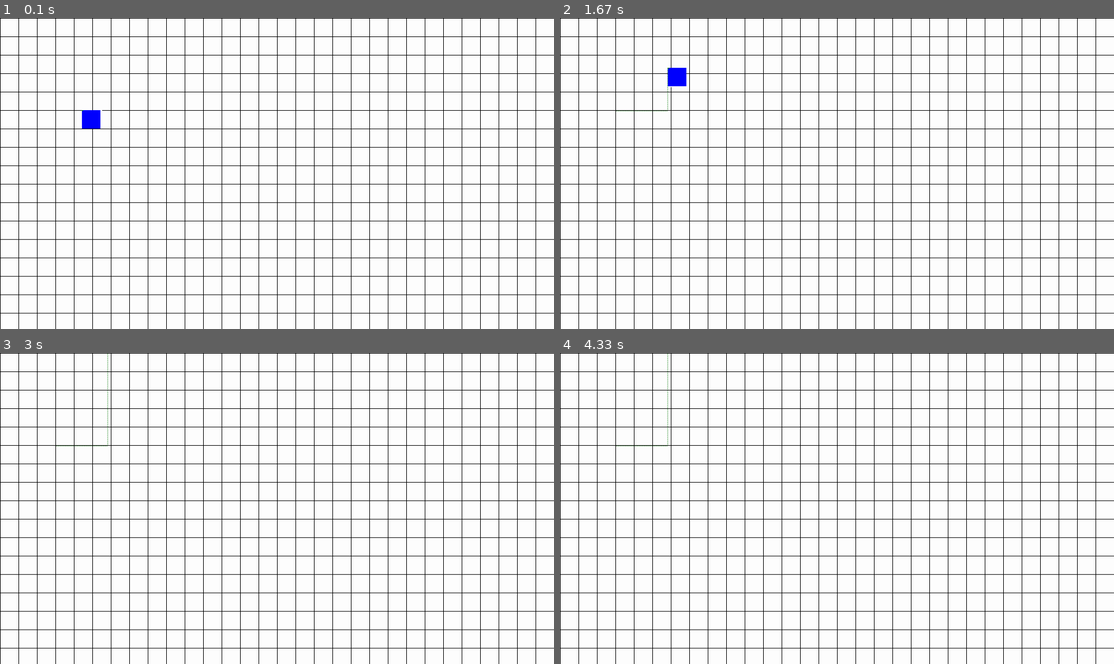
Above: before the commit, frames 1-4 (two rows, left to right).
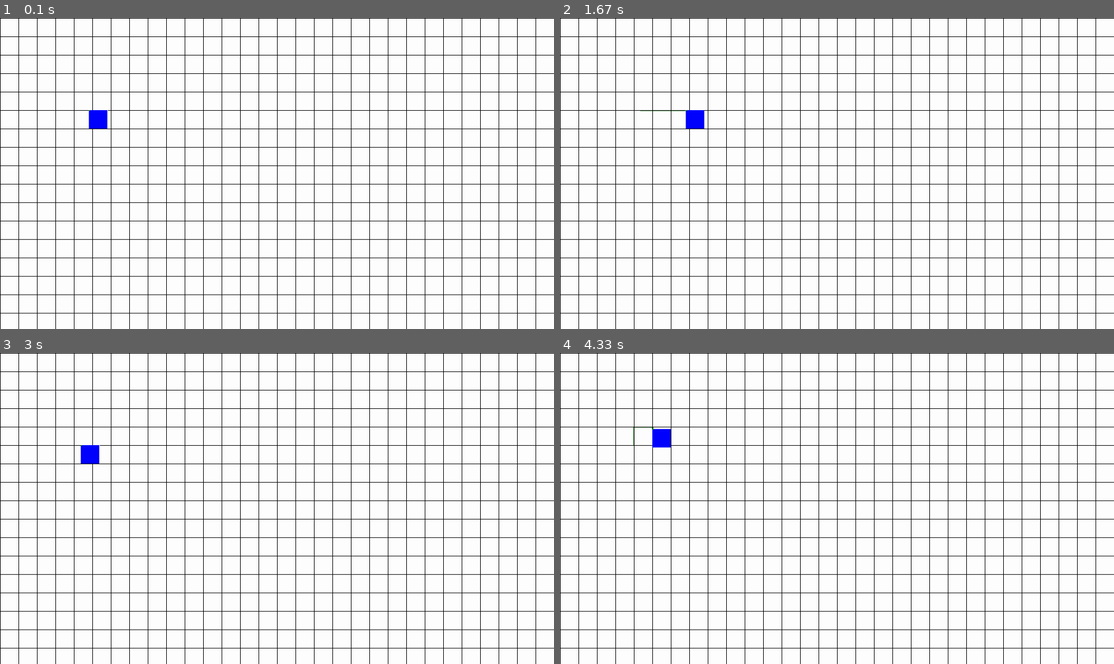
Above: after the commit, the same moments.

Repository: jjlenox/go-Mr-Wabu
Game: pygame game, started from Mr.WamuGame.py
Same seed, same stepped clock (60 frames per second), same inputs: the game is played once before the commit and once after it.
Inputs:
- Up to frame 1 (0.1 s): no input
- Up to frame 2 (1.67 s): hold D 0.33-0.8 s; hold W 0.83-1.13 s; hold D 1.17-1.63 s
- Up to frame 3 (3 s): hold A 1.67-2.2 s; hold S 2.23-2.53 s; hold A 2.57-2.97 s
- Up to frame 4 (4.33 s): hold W 3-3.37 s; hold D 3.4-4.03 s; hold S from 4.07 s (still down)

The runs differ from the first frame. In frame 1, 0.2% of the frame differs, in the area x 14-20%, y 29-36%; in frame 2, 0.5%, in the area x 10-27%, y 16-36%; in frame 3, 0.3%; in frame 4, 0.3%.

Commit message:
the head now moves correctly

Diff:
--- a/Particle.py
+++ b/Particle.py
@@ -21,10 +21,12 @@
         self.y = y
         self.size = size
         self.color = (0, 0, 255)
-        self.speed = 3
+        self.speed = 2
         self.angle = LEFT
+        self.NoDoubleClick = LEFT
         self.previous_angle = UP
         self.completed_path = False
+
 
     def display(self):
         rect = pygame.Rect(self.x, self.y, self.size, self.size)
@@ -32,8 +34,17 @@
         pygame.draw.line(screen, (0,120,0), (self.x, self.y), (self.x+2, self.y+2), 5)
 
     def change_direction(self, string):
+
+        if string == 'up':
+            NoDoubleClick = UP
+        elif string == 'down':
+            NoDoubleClick = DOWN
+        elif string == 'left':
+            NoDoubleClick = LEFT
+        elif string == 'right':
+            NoDoubleClick = RIGHT
         if self.completed_path == True:
-            if self.previous_angle != self.angle:
+            if self.previous_angle != self.angle and self.angle != NoDoubleClick:
                 self.previous_angle = self.angle
             if string == 'up':
                 self.angle = UP
@@ -53,6 +64,8 @@
         self.y -= math.cos(self.angle) * self.speed
 
     def movegrid(self):
+        print('x: ' + str(self.x))
+        print('y: ' + str(self.y))
         #up and down
         if (self.angle == UP or self.angle == DOWN) and self.x % 64 == 0:
             self.completed_path = True
@@ -62,9 +75,11 @@
             elif self.previous_angle == RIGHT:
                 if self.x % 64 != 0:
                     self.x += 64 - self.x % 64
+            else:
+                self.y -= math.cos(self.angle) * self.speed
         else:
-            self.completed_path = False
-            self.x += math.sin(self.angle) * self.speed
+            #self.completed_path = False #lose control
+            self.x += math.sin(self.previous_angle) * self.speed
         #left and right
         if (self.angle == LEFT or self.angle == RIGHT) and self.y % 64 == 0:
             self.completed_path = True
@@ -74,9 +89,11 @@
             elif self.previous_angle == DOWN:
                 if self.y % 64 != 0:
                     self.y += 64 - self.y % 64
+            else:
+                self.x += math.sin(self.angle) * self.speed
         else:
-            self.completed_path = False
-            self.y -= math.cos(self.angle) * self.speed
+            #self.completed_path = False
+            self.y -= math.cos(self.previous_angle) * self.speed
 
 
 
--- a/players.py
+++ b/players.py
@@ -14,18 +14,22 @@
         self.direction = 'up'
         self.snake = Particle(self.x, self.y, 64)
         self.deleter = Particle(self.x, self.y, 64)
+        self.snakebody = Particle(self.x-64,self.y-64,64)
+        self.snakebody.change_color(0, 255, 0)
         self.deleter.change_color(255, 255, 255)
 
     def spawn_in(self):
-
+        #print(self.x)
+        #print(self.y)
         self.deletelist.append((self.snake.position()))
-
+        #self.deletelist.append((self.snakebody.position()))
         self.deleter.displace(self.deletelist[0])
         self.deleter.display()
         self.deletelist.remove(self.deletelist[0])
         self.snake.movegrid()
+        #self.snakebody.movegrid()
         self.snake.display()
-
+        #self.snakebody.display()
 
 
 
